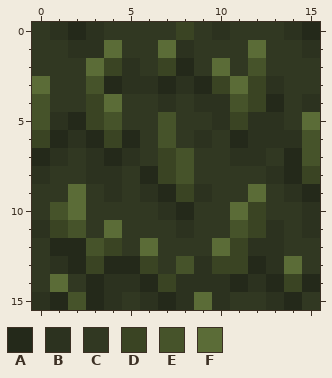
Pixel-art file: Assets/AsepriteFiles/grasstile.aseprite. Above: the version before the commit.
16x16 pixels, 1 frame. Colours within 5 levels of each other are drawn and written as one.
Visible layers, top first: "Layer 4" opacity 30% overlay, "Layer 5" opacity 10% multiply, "Layer 3" opacity 20% multiply, "Layer 2", "Layer 1".
Palette (. is transparent): A #24291a  B #2c321f  C #313822  D #3a4423  E #46532a  F #5b6c37
Pixels before, first column x 0:
 0 CBABCCCCDCBCCCBA
 1 CCBBFCCFBCCCFCCB
 2 CCCFDBCDACFCECCC
 3 FCCEABBABADFDBCC
 4 ECCDFCCBCBBEDACB
 5 EBADECCECCBDBBCF
 6 DABADACECBCABBBE
 7 ABCBABCDECCBBCAE
 8 BCCBBCADECCCCBAD
 9 CCFCBCBADBCCFCBA
10 CEFCCCCBACCFDCCB
11 BDECFCCCBCCEDBCB
12 CAAEDCFCCCFDBBCC
13 CBADAADCEBDDABFC
14 CFCABBADBBBABADA
15 BAEABCBABFBCCBAC
Once edited:
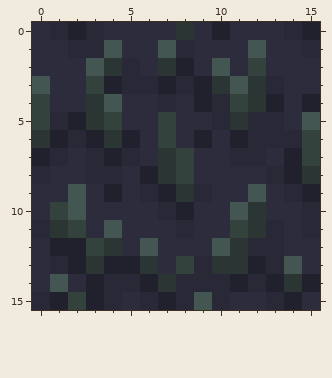
Diff:
layer "Group 1 Copy/Layer 1" added
layer "Group 1 Copy/Layer 2" added
layer "Group 1 Copy/Layer 3" opacity 20% multiply added
layer "Group 1 Copy/Layer 5" opacity 10% multiply added
layer "Group 1 Copy/Layer 4" opacity 30% overlay added
layer "Layer 1" removed
layer "Layer 2" removed
layer "Layer 3" removed
layer "Layer 5" removed
layer "Layer 4" removed
colour A: #24291a -> #21212e
colour B: #2c321f -> #282837
colour C: #313822 -> #2c2c3d
colour D: #3a4423 -> #2b3634
colour E: #46532a -> #34423e
colour F: #5b6c37 -> #445651
Layer "Group 1 Copy/Layer 3":
y 0: x 10 B -> A
y 4: x 9 B -> A; x 15 B -> A
y 6: x 9 B -> A
y 9: x 4 B -> A
Where, in picture pixels (left, top, right, bottom), the same in both pictures:
changed: (32, 22, 320, 310)
